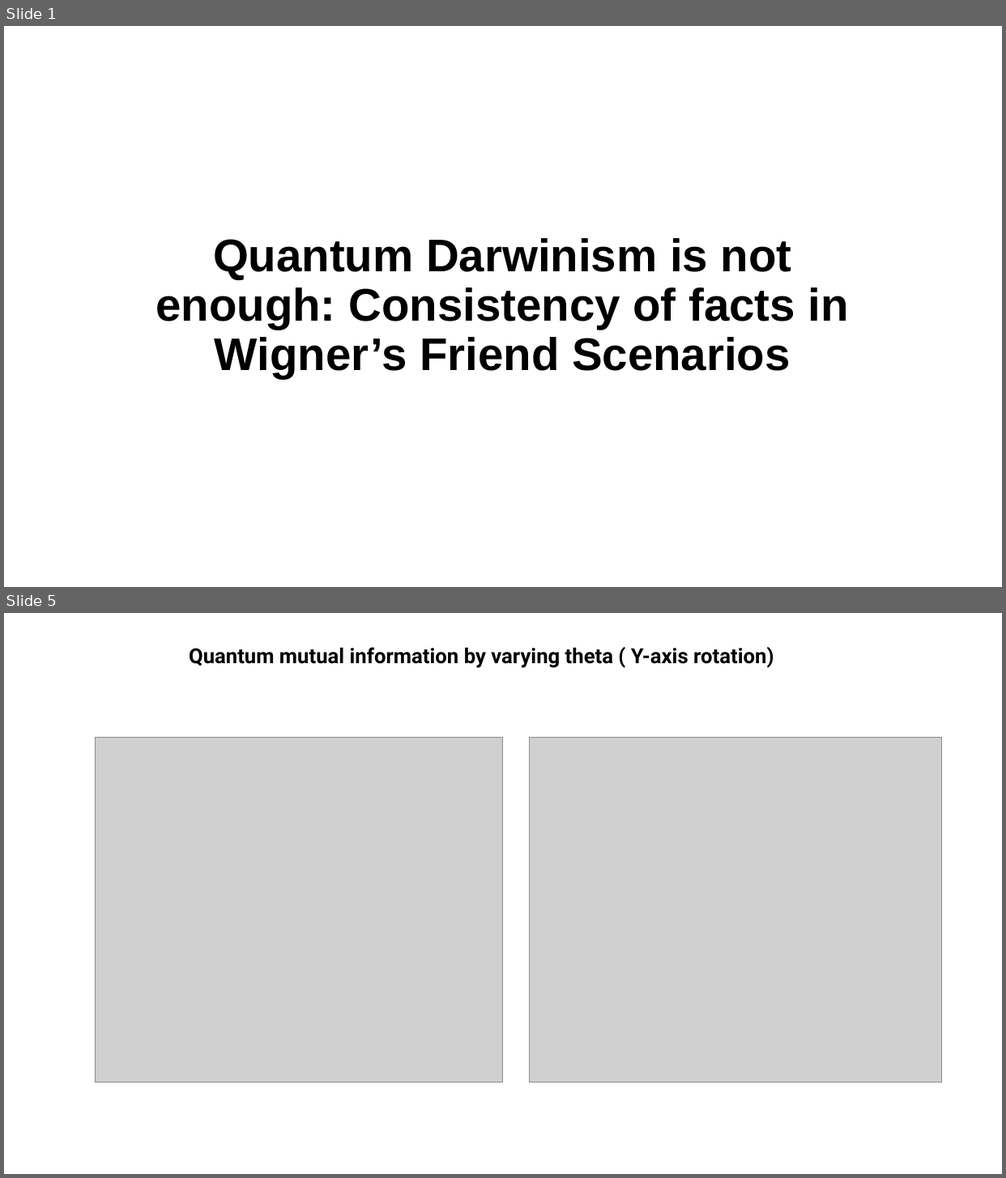
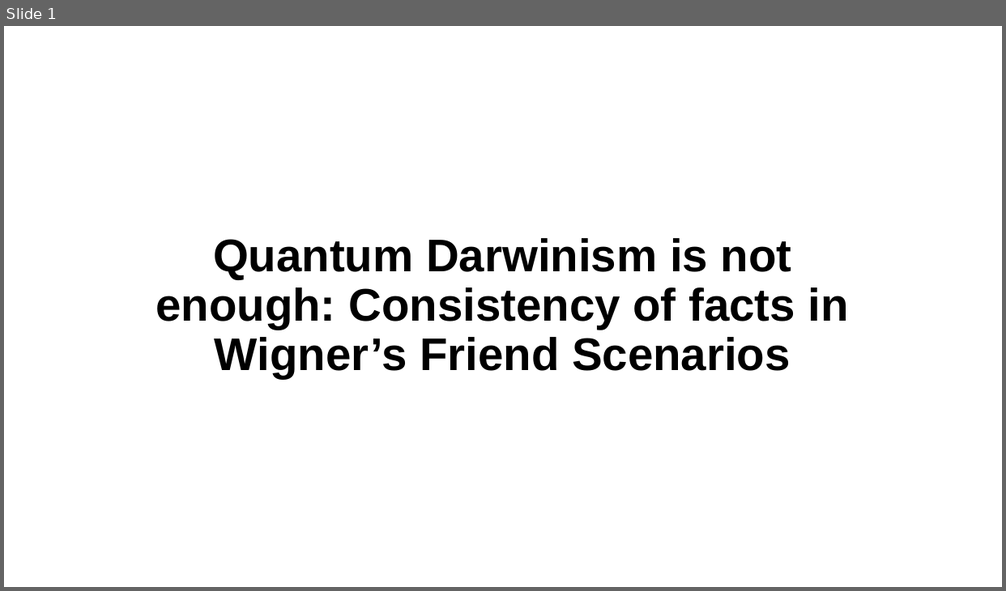
Before and after one commit to PHUHUUTRANDON/Quantum-Darwinism, a slide deck: Decoherence.pptx. Shown one above the other, each under a label of ours: slides 1 and 5 before the commit, slide 1 after it; the slides between them are not shown. The pictures are 1006x1178 and 1006x591 pixels, drawn with LibreOffice and Linux fonts; fonts in the diff are those of the drawing; grey boxes stand for pictures. Boxes give left, top, right and bottom in pixels: in the first picture for what was removed or moved away, otherwise in the second. Text is boxed around its words. In the diff, an @@ line names an element or a change of style, - is before the commit and + after.

```diff
--- a/Decoherence.pptx
+++ b/Decoherence.pptx
@@ slide 5 removed at (4, 613, 1002, 1174), background #FFFFFF @@
@@ text removed at (189, 647, 774, 668) @@
-Quantum mutual information by varying theta ( Y-axis rotation)
@@ picture removed at (96, 738, 503, 1083) @@
@@ picture removed at (530, 738, 942, 1083) @@
```
Also in this commit, not shown: 3 slides added, 7 other slides removed, 2 other files.
